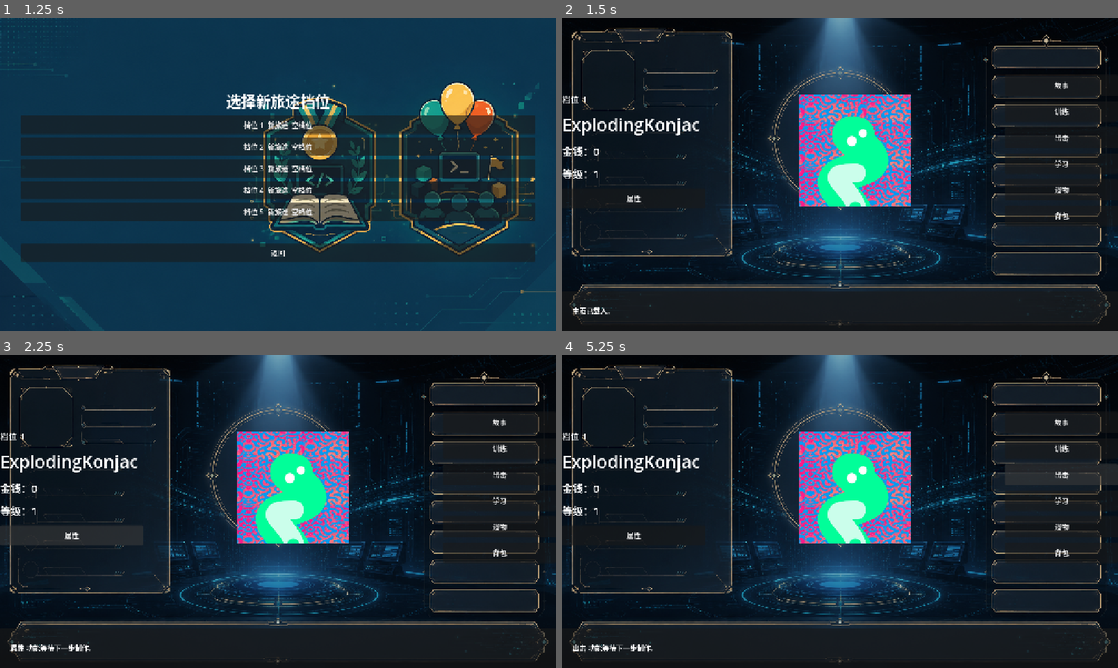
Above: before the commit, frames 1-4 (two rows, left to right).
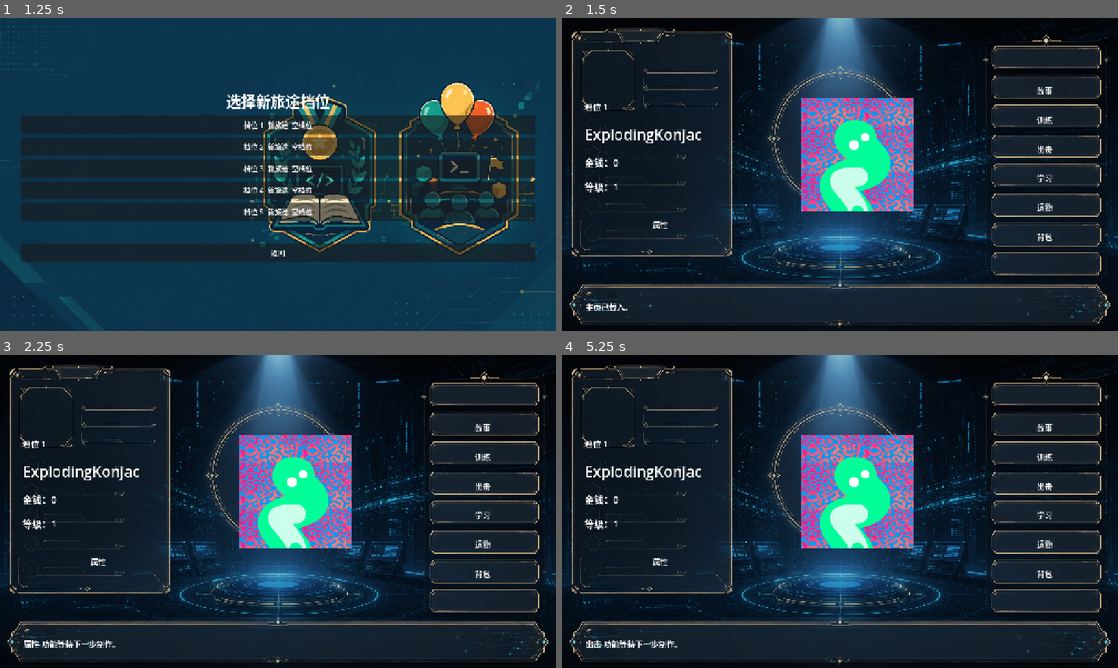
Above: after the commit, the same moments.

Repository: y38501148-max/EK-adventure
Game: Godot game, scene res://scenes/main/Main.tscn
Same seed, same stepped clock (60 frames per second), same inputs: the game is played once before the commit and once after it.
Inputs:
- Up to frame 1 (1.25 s): click "新旅途" at 0.5 s
- Up to frame 2 (1.5 s): click "档位 1 新旅途 空档位" at 1.25 s
- Up to frame 3 (2.25 s): click "属性" at 2 s
- Up to frame 4 (5.25 s): click "故事" at 2.75 s; click "训练" at 3.5 s; click "返回" at 4.25 s; click "出击" at 5 s

Frame 1 is identical in both runs. In frame 2, 7.9% of the frame differs, in the area x 0-99%, y 3-99%; in frame 3, 9.5%; in frame 4, 8.7%.

Commit message:
Align home menu controls with background art

Diff:
--- a/scenes/home/HomeRoot.tscn
+++ b/scenes/home/HomeRoot.tscn
@@ -1,9 +1,13 @@
-[gd_scene load_steps=4 format=3 uid="uid://home_root_exploding_konjac"]
+[gd_scene load_steps=6 format=3 uid="uid://home_root_exploding_konjac"]
 
 [ext_resource type="Script" path="res://scripts/ui/HomeRoot.gd" id="1_home_root"]
 [ext_resource type="Texture2D" path="res://assets/art/avatar.png" id="2_avatar"]
 [ext_resource type="Texture2D" path="res://assets/art/backgrounds/home_menu_background.png" id="3_home_bg"]
 
+[sub_resource type="StyleBoxEmpty" id="StyleBoxEmpty_button"]
+
+[sub_resource type="StyleBoxEmpty" id="StyleBoxEmpty_focus"]
+
 [node name="HomeRoot" type="Control"]
 layout_mode = 3
 anchors_preset = 15
@@ -31,124 +35,192 @@
 anchor_bottom = 1.0
 grow_horizontal = 2
 grow_vertical = 2
-color = Color(0.015, 0.018, 0.024, 0.22)
-
-[node name="Root" type="VBoxContainer" parent="."]
+color = Color(0.015, 0.018, 0.024, 0.12)
+
+[node name="Overlay" type="Control" parent="."]
 layout_mode = 1
 anchors_preset = 15
 anchor_right = 1.0
 anchor_bottom = 1.0
 grow_horizontal = 2
 grow_vertical = 2
-theme_override_constants/separation = 18
-
-[node name="Columns" type="HBoxContainer" parent="Root"]
-layout_mode = 2
-size_flags_vertical = 3
-theme_override_constants/separation = 30
-alignment = 1
-
-[node name="InfoColumn" type="VBoxContainer" parent="Root/Columns"]
-custom_minimum_size = Vector2(330, 0)
-layout_mode = 2
-theme_override_constants/separation = 16
-alignment = 1
-
-[node name="SlotLabel" type="Label" parent="Root/Columns/InfoColumn"]
-layout_mode = 2
-theme_override_font_sizes/font_size = 20
+
+[node name="Info" type="Control" parent="Overlay"]
+layout_mode = 0
+offset_left = 52.0
+offset_top = 188.0
+offset_right = 400.0
+offset_bottom = 448.0
+
+[node name="SlotLabel" type="Label" parent="Overlay/Info"]
+layout_mode = 0
+offset_left = 0.0
+offset_top = 0.0
+offset_right = 230.0
+offset_bottom = 34.0
+theme_override_font_sizes/font_size = 19
 text = "档位 1"
-
-[node name="HeroLabel" type="Label" parent="Root/Columns/InfoColumn"]
-layout_mode = 2
-theme_override_font_sizes/font_size = 40
+vertical_alignment = 1
+
+[node name="HeroLabel" type="Label" parent="Overlay/Info"]
+layout_mode = 0
+offset_left = 0.0
+offset_top = 56.0
+offset_right = 330.0
+offset_bottom = 104.0
+theme_override_font_sizes/font_size = 34
 text = "ExplodingKonjac"
-
-[node name="GoldLabel" type="Label" parent="Root/Columns/InfoColumn"]
-layout_mode = 2
-theme_override_font_sizes/font_size = 24
+vertical_alignment = 1
+
+[node name="GoldLabel" type="Label" parent="Overlay/Info"]
+layout_mode = 0
+offset_left = 0.0
+offset_top = 126.0
+offset_right = 230.0
+offset_bottom = 162.0
+theme_override_font_sizes/font_size = 22
 text = "金钱：0"
-
-[node name="LevelLabel" type="Label" parent="Root/Columns/InfoColumn"]
-layout_mode = 2
-theme_override_font_sizes/font_size = 24
+vertical_alignment = 1
+
+[node name="LevelLabel" type="Label" parent="Overlay/Info"]
+layout_mode = 0
+offset_left = 0.0
+offset_top = 182.0
+offset_right = 230.0
+offset_bottom = 218.0
+theme_override_font_sizes/font_size = 22
 text = "等级：1"
-
-[node name="AttributeButton" type="Button" parent="Root/Columns/InfoColumn"]
-custom_minimum_size = Vector2(220, 46)
-layout_mode = 2
+vertical_alignment = 1
+
+[node name="AttributeButton" type="Button" parent="Overlay/Info"]
+layout_mode = 0
+offset_left = 28.0
+offset_top = 262.0
+offset_right = 320.0
+offset_bottom = 314.0
+focus_mode = 0
+theme_override_font_sizes/font_size = 18
+theme_override_styles/normal = SubResource("StyleBoxEmpty_button")
+theme_override_styles/hover = SubResource("StyleBoxEmpty_button")
+theme_override_styles/pressed = SubResource("StyleBoxEmpty_button")
+theme_override_styles/focus = SubResource("StyleBoxEmpty_focus")
 text = "属性"
 
-[node name="AvatarColumn" type="VBoxContainer" parent="Root/Columns"]
-custom_minimum_size = Vector2(430, 0)
-layout_mode = 2
-size_flags_horizontal = 3
-theme_override_constants/separation = 10
-alignment = 1
-
-[node name="Avatar" type="TextureRect" parent="Root/Columns/AvatarColumn"]
-custom_minimum_size = Vector2(360, 260)
-layout_mode = 2
+[node name="Avatar" type="TextureRect" parent="Overlay"]
+layout_mode = 0
+offset_left = 550.0
+offset_top = 184.0
+offset_right = 810.0
+offset_bottom = 444.0
 texture = ExtResource("2_avatar")
 expand_mode = 1
 stretch_mode = 5
 
-[node name="ActionColumn" type="VBoxContainer" parent="Root/Columns"]
-custom_minimum_size = Vector2(260, 0)
-layout_mode = 2
-theme_override_constants/separation = 12
-alignment = 1
-
-[node name="StoryButton" type="Button" parent="Root/Columns/ActionColumn"]
-custom_minimum_size = Vector2(240, 48)
-layout_mode = 2
+[node name="ActionButtons" type="Control" parent="Overlay"]
+layout_mode = 0
+offset_left = 985.0
+offset_top = 142.0
+offset_right = 1238.0
+offset_bottom = 528.0
+
+[node name="StoryButton" type="Button" parent="Overlay/ActionButtons"]
+layout_mode = 0
+offset_left = 0.0
+offset_top = 0.0
+offset_right = 253.0
+offset_bottom = 52.0
+focus_mode = 0
+theme_override_font_sizes/font_size = 18
+theme_override_styles/normal = SubResource("StyleBoxEmpty_button")
+theme_override_styles/hover = SubResource("StyleBoxEmpty_button")
+theme_override_styles/pressed = SubResource("StyleBoxEmpty_button")
+theme_override_styles/focus = SubResource("StyleBoxEmpty_focus")
 text = "故事"
 
-[node name="TrainingButton" type="Button" parent="Root/Columns/ActionColumn"]
-custom_minimum_size = Vector2(240, 48)
-layout_mode = 2
+[node name="TrainingButton" type="Button" parent="Overlay/ActionButtons"]
+layout_mode = 0
+offset_left = 0.0
+offset_top = 67.0
+offset_right = 253.0
+offset_bottom = 119.0
+focus_mode = 0
+theme_override_font_sizes/font_size = 18
+theme_override_styles/normal = SubResource("StyleBoxEmpty_button")
+theme_override_styles/hover = SubResource("StyleBoxEmpty_button")
+theme_override_styles/pressed = SubResource("StyleBoxEmpty_button")
+theme_override_styles/focus = SubResource("StyleBoxEmpty_focus")
 text = "训练"
 
-[node name="SortieButton" type="Button" parent="Root/Columns/ActionColumn"]
-custom_minimum_size = Vector2(240, 48)
-layout_mode = 2
+[node name="SortieButton" type="Button" parent="Overlay/ActionButtons"]
+layout_mode = 0
+offset_left = 0.0
+offset_top = 134.0
+offset_right = 253.0
+offset_bottom = 186.0
+focus_mode = 0
+theme_override_font_sizes/font_size = 18
+theme_override_styles/normal = SubResource("StyleBoxEmpty_button")
+theme_override_styles/hover = SubResource("StyleBoxEmpty_button")
+theme_override_styles/pressed = SubResource("StyleBoxEmpty_button")
+theme_override_styles/focus = SubResource("StyleBoxEmpty_focus")
 text = "出击"
 
-[node name="StudyButton" type="Button" parent="Root/Columns/ActionColumn"]
-custom_minimum_size = Vector2(240, 48)
-layout_mode = 2
+[node name="StudyButton" type="Button" parent="Overlay/ActionButtons"]
+layout_mode = 0
+offset_left = 0.0
+offset_top = 201.0
+offset_right = 253.0
+offset_bottom = 253.0
+focus_mode = 0
+theme_override_font_sizes/font_size = 18
+theme_override_styles/normal = SubResource("StyleBoxEmpty_button")
+theme_override_styles/hover = SubResource("StyleBoxEmpty_button")
+theme_override_styles/pressed = SubResource("StyleBoxEmpty_button")
+theme_override_styles/focus = SubResource("StyleBoxEmpty_focus")
 text = "学习"
 
-[node name="RelicButton" type="Button" parent="Root/Columns/ActionColumn"]
-custom_minimum_size = Vector2(240, 48)
-layout_mode = 2
+[node name="RelicButton" type="Button" parent="Overlay/ActionButtons"]
+layout_mode = 0
+offset_left = 0.0
+offset_top = 268.0
+offset_right = 253.0
+offset_bottom = 320.0
+focus_mode = 0
+theme_override_font_sizes/font_size = 18
+theme_override_styles/normal = SubResource("StyleBoxEmpty_button")
+theme_override_styles/hover = SubResource("StyleBoxEmpty_button")
+theme_override_styles/pressed = SubResource("StyleBoxEmpty_button")
+theme_override_styles/focus = SubResource("StyleBoxEmpty_focus")
 text = "遗物"
 
-[node name="BagButton" type="Button" parent="Root/Columns/ActionColumn"]
-custom_minimum_size = Vector2(240, 48)
-layout_mode = 2
+[node name="BagButton" type="Button" parent="Overlay/ActionButtons"]
+layout_mode = 0
+offset_left = 0.0
+offset_top = 335.0
+offset_right = 253.0
+offset_bottom = 387.0
+focus_mode = 0
+theme_override_font_sizes/font_size = 18
+theme_override_styles/normal = SubResource("StyleBoxEmpty_button")
+theme_override_styles/hover = SubResource("StyleBoxEmpty_button")
+theme_override_styles/pressed = SubResource("StyleBoxEmpty_button")
+theme_override_styles/focus = SubResource("StyleBoxEmpty_focus")
 text = "背包"
 
-[node name="StatusPanel" type="PanelContainer" parent="Root"]
-custom_minimum_size = Vector2(0, 92)
-layout_mode = 2
-
-[node name="StatusMargin" type="MarginContainer" parent="Root/StatusPanel"]
-layout_mode = 2
-theme_override_constants/margin_left = 24
-theme_override_constants/margin_top = 14
-theme_override_constants/margin_right = 24
-theme_override_constants/margin_bottom = 14
-
-[node name="StatusLabel" type="Label" parent="Root/StatusPanel/StatusMargin"]
-layout_mode = 2
+[node name="StatusLabel" type="Label" parent="Overlay"]
+layout_mode = 0
+offset_left = 54.0
+offset_top = 646.0
+offset_right = 1218.0
+offset_bottom = 686.0
+theme_override_font_sizes/font_size = 18
 text = "主页已载入。"
 vertical_alignment = 1
 
-[connection signal="pressed" from="Root/Columns/InfoColumn/AttributeButton" to="." method="_on_attribute_button_pressed"]
-[connection signal="pressed" from="Root/Columns/ActionColumn/StoryButton" to="." method="_on_story_button_pressed"]
-[connection signal="pressed" from="Root/Columns/ActionColumn/TrainingButton" to="." method="_on_training_button_pressed"]
-[connection signal="pressed" from="Root/Columns/ActionColumn/SortieButton" to="." method="_on_sortie_button_pressed"]
-[connection signal="pressed" from="Root/Columns/ActionColumn/StudyButton" to="." method="_on_study_button_pressed"]
-[connection signal="pressed" from="Root/Columns/ActionColumn/RelicButton" to="." method="_on_relic_button_pressed"]
-[connection signal="pressed" from="Root/Columns/ActionColumn/BagButton" to="." method="_on_bag_button_pressed"]
+[connection signal="pressed" from="Overlay/Info/AttributeButton" to="." method="_on_attribute_button_pressed"]
+[connection signal="pressed" from="Overlay/ActionButtons/StoryButton" to="." method="_on_story_button_pressed"]
+[connection signal="pressed" from="Overlay/ActionButtons/TrainingButton" to="." method="_on_training_button_pressed"]
+[connection signal="pressed" from="Overlay/ActionButtons/SortieButton" to="." method="_on_sortie_button_pressed"]
+[connection signal="pressed" from="Overlay/ActionButtons/StudyButton" to="." method="_on_study_button_pressed"]
+[connection signal="pressed" from="Overlay/ActionButtons/RelicButton" to="." method="_on_relic_button_pressed"]
+[connection signal="pressed" from="Overlay/ActionButtons/BagButton" to="." method="_on_bag_button_pressed"]
--- a/scripts/ui/HomeRoot.gd
+++ b/scripts/ui/HomeRoot.gd
@@ -3,11 +3,11 @@
 
 signal training_menu_requested
 
-@onready var slot_label: Label = $Root/Columns/InfoColumn/SlotLabel
-@onready var hero_label: Label = $Root/Columns/InfoColumn/HeroLabel
-@onready var gold_label: Label = $Root/Columns/InfoColumn/GoldLabel
-@onready var level_label: Label = $Root/Columns/InfoColumn/LevelLabel
-@onready var status_label: Label = $Root/StatusPanel/StatusMargin/StatusLabel
+@onready var slot_label: Label = $Overlay/Info/SlotLabel
+@onready var hero_label: Label = $Overlay/Info/HeroLabel
+@onready var gold_label: Label = $Overlay/Info/GoldLabel
+@onready var level_label: Label = $Overlay/Info/LevelLabel
+@onready var status_label: Label = $Overlay/StatusLabel
 
 var save_slot: int = 1
 var snapshot: Dictionary = {}
